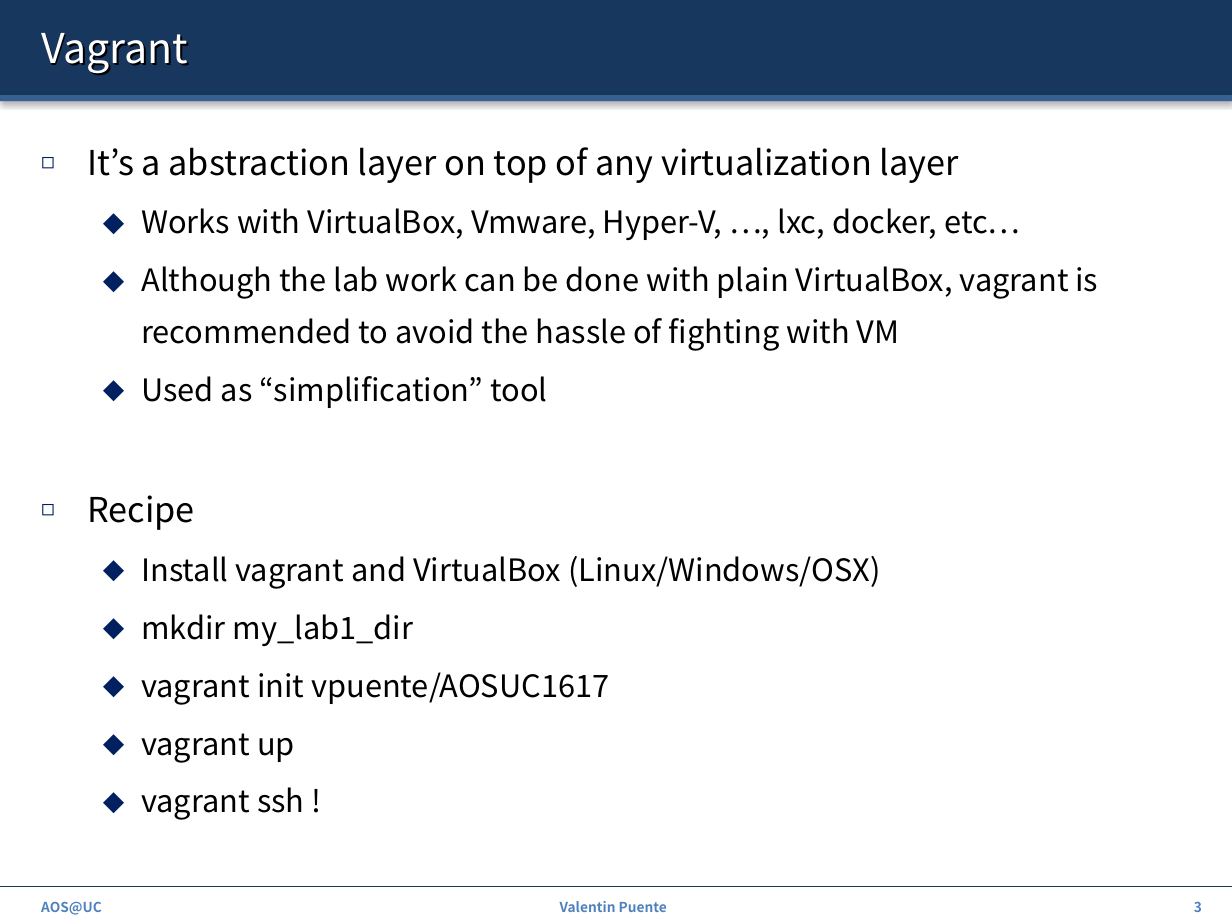
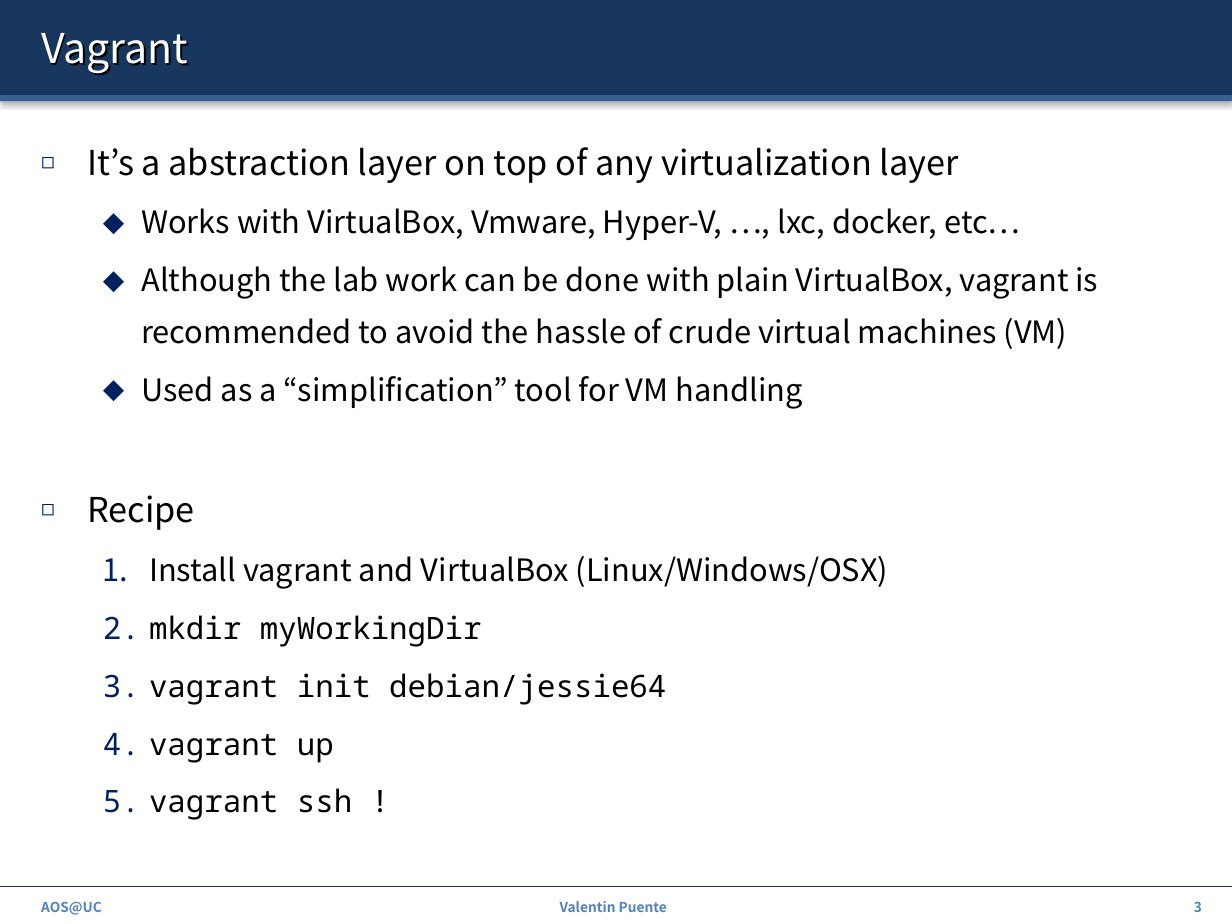
Before and after one commit to ZdravkoDimitrovArnaudov/AOS-XV6-RISCV, a slide deck: slide 3 of 00_Intro.pptx. Drawn at 1232x924 pixels with LibreOffice and Linux fonts; fonts in the diff are those of the drawing. Boxes give left, top, right and bottom in pixels: in the first picture for what was removed or moved away, otherwise in the second. Text is boxed around its words. In the diff, an @@ line names an element or a change of style, - is before the commit and + after.

```diff
--- a/00_Intro.pptx
+++ b/00_Intro.pptx
@@ text at box(141, 266, 1099, 409): text changed @@
-  ⬥ Although the lab work can be done with plain VirtualBox, vagrant is recommended to avoid the hassle of fighting with VM
-  ⬥ Used as “simplification” tool
+  ⬥ Although the lab work can be done with plain VirtualBox, vagrant is recommended to avoid the hassle of crude virtual machines (VM)
+  ⬥ Used as a “simplification” tool for VM handling
@@ text at box(149, 556, 888, 820): font Noto Sans CJK KR to Noto Sans Mono in "vagrant up", "vagrant ssh !"; bullet ⬥ to 1. @@
@@ text at box(149, 615, 666, 705): text changed; font Noto Sans CJK KR to Noto Sans Mono @@
-  ⬥ mkdir my_lab1_dir
-  ⬥ vagrant init vpuente/AOSUC1617
+  2. mkdir myWorkingDir
+  3. vagrant init debian/jessie64
```
Also in this commit, not shown: 9 other slides changed, 5 slides added, 1 other file.
